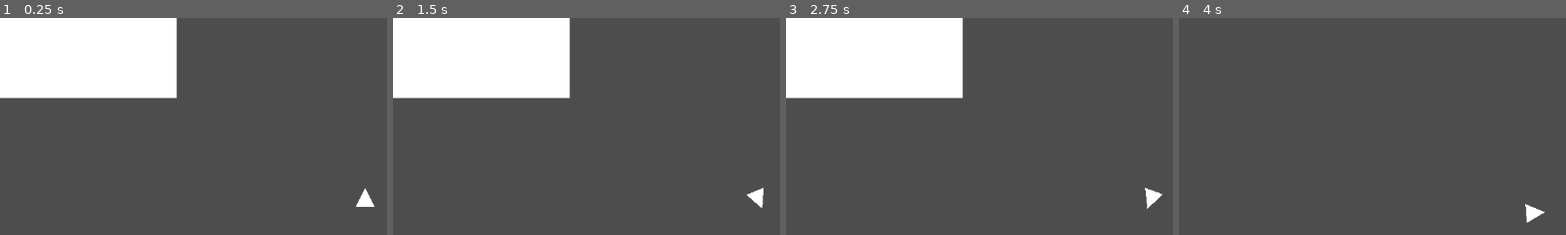
Above: before the commit, frames 1-4 (left to right).
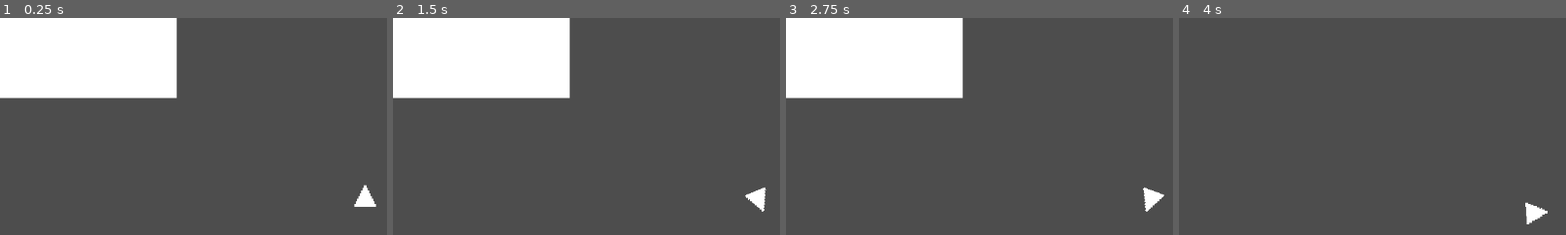
Above: after the commit, the same moments.

Repository: Hexanima/GodotAsteroids
Game: Godot game, scene res://scenes/game.tscn
Two runs of this game, one before a commit and one after it. Both use one fixed random seed, a clock stepped at 60 frames per second and the inputs below. Sound files missing from this copy of the repository are replaced by a short silence.
Inputs:
- Up to frame 1 (0.25 s): no input
- Up to frame 2 (1.5 s): tap Enter at 0.5 s; hold D (right) 0.53-1.28 s; hold A (left) from 1.28 s (still down)
- Up to frame 3 (2.75 s): release A (left) at 2.03 s; hold D (right) from 2.03 s (still down)
- Up to frame 4 (4 s): release D (right) at 2.78 s; hold W (forward) 2.78-3.53 s; hold A (left) from 3.53 s (still down)
The pictures show only the part of the screen within x 3-53%, y 8-58%; the shares and areas given below are measured in that part.

The runs differ from the first frame. In frame 1, 0.1% of the frame differs, in the area x 91-98%, y 76-88%; in frame 2, 0.1%; in frame 3, 0.1%, in the area x 92-98%, y 78-90%; in frame 4, 0.1%.

Commit message:
Added sound files and player ship thrust sound

Diff:
--- /dev/null
+++ b/default_bus_layout.tres
@@ -0,0 +1,9 @@
+[gd_resource type="AudioBusLayout" format=3 uid="uid://wlpkqpequkx6"]
+
+[resource]
+bus/1/name = &"SFX"
+bus/1/solo = false
+bus/1/mute = false
+bus/1/bypass_fx = false
+bus/1/volume_db = 0.0
+bus/1/send = &"Master"
--- a/project.godot
+++ b/project.godot
@@ -42,4 +42,5 @@
 
 [rendering]
 
+textures/canvas_textures/default_texture_filter=0
 renderer/rendering_method="mobile"
--- a/scenes/ship.tscn
+++ b/scenes/ship.tscn
@@ -1,11 +1,44 @@
-[gd_scene load_steps=4 format=3 uid="uid://bssnjx57jqcyl"]
+[gd_scene load_steps=9 format=3 uid="uid://bssnjx57jqcyl"]
 
 [ext_resource type="Script" path="res://scripts/ship.gd" id="1_rkevx"]
+[ext_resource type="Texture2D" uid="uid://c3witpq0t8uwe" path="res://assets/sprites/ship.png" id="2_gioot"]
+[ext_resource type="AudioStream" uid="uid://efaindkt8uxc" path="res://assets/sounds/PROPULSION.mp3" id="3_1h2o0"]
 
 [sub_resource type="CircleShape2D" id="CircleShape2D_52if6"]
 
-[sub_resource type="PrismMesh" id="PrismMesh_v61sd"]
-size = Vector3(1, 1, 0)
+[sub_resource type="AtlasTexture" id="AtlasTexture_6a6ua"]
+atlas = ExtResource("2_gioot")
+region = Rect2(0, 20, 16, 20)
+
+[sub_resource type="AtlasTexture" id="AtlasTexture_igop2"]
+atlas = ExtResource("2_gioot")
+region = Rect2(0, 0, 16, 20)
+
+[sub_resource type="AtlasTexture" id="AtlasTexture_tktw8"]
+atlas = ExtResource("2_gioot")
+region = Rect2(16, 0, 16, 20)
+
+[sub_resource type="SpriteFrames" id="SpriteFrames_voyju"]
+animations = [{
+"frames": [{
+"duration": 1.0,
+"texture": SubResource("AtlasTexture_6a6ua")
+}],
+"loop": true,
+"name": &"idle",
+"speed": 5.0
+}, {
+"frames": [{
+"duration": 1.0,
+"texture": SubResource("AtlasTexture_igop2")
+}, {
+"duration": 1.0,
+"texture": SubResource("AtlasTexture_tktw8")
+}],
+"loop": true,
+"name": &"thrust",
+"speed": 24.0
+}]
 
 [node name="Ship" type="CharacterBody2D"]
 motion_mode = 1
@@ -14,8 +47,15 @@
 [node name="CollisionShape2D" type="CollisionShape2D" parent="."]
 shape = SubResource("CircleShape2D_52if6")
 
-[node name="MeshInstance2D" type="MeshInstance2D" parent="."]
-position = Vector2(0, -1)
+[node name="Sprite" type="AnimatedSprite2D" parent="."]
 rotation = 3.14159
-scale = Vector2(14, 14)
-mesh = SubResource("PrismMesh_v61sd")
+sprite_frames = SubResource("SpriteFrames_voyju")
+animation = &"idle"
+autoplay = "idle"
+flip_v = true
+
+[node name="PropulsionAudio" type="AudioStreamPlayer2D" parent="."]
+stream = ExtResource("3_1h2o0")
+bus = &"SFX"
+
+[connection signal="finished" from="PropulsionAudio" to="." method="_on_propulsion_audio_finished"]
--- a/scripts/ship.gd
+++ b/scripts/ship.gd
@@ -1,4 +1,7 @@
 extends CharacterBody2D
+
+@onready var sprite = $Sprite
+@onready var propulsion_audio = $PropulsionAudio
 
 const SPEED = 300.0
 const ROTATION_SPEED = 5
@@ -6,6 +9,18 @@
 func calc_velocity():
 	var vec = Vector2(0,-1).rotated(rotation)
 	return vec
+
+func handle_anim():
+	if Input.is_action_pressed("forward"):
+		sprite.animation = "thrust"
+	else:
+		sprite.animation = "idle"
+
+func handle_audio():
+	if Input.is_action_just_pressed("forward"):
+		propulsion_audio.play()
+	if Input.is_action_just_released("forward"):
+		propulsion_audio.stop()
 
 func _physics_process(delta):
 	if Input.is_action_pressed("left"):
@@ -16,5 +31,10 @@
 		print("ACCELERATING")
 		velocity += calc_velocity() * SPEED * delta
 	velocity -= velocity * delta * 0.5
+
+	handle_anim()
+
+	handle_audio()
+
 	print(velocity)
 	move_and_slide()
Not shown, added: assets/sounds/ALIEN_SHIELD.mp3.import
Not shown, added: assets/sounds/ASTEROID_EXPLODE.mp3.import
Not shown, added: assets/sounds/CELESTIAL_ARTIFACT.mp3.import
Not shown, added: assets/sounds/LASER_SHOOT.mp3.import
Not shown, added: assets/sounds/PLAYER_DIED.mp3.import
Not shown, added: assets/sounds/PROPULSION.mp3.import
Not shown, added: assets/sounds/ROBOT_HURT.mp3.import
Not shown, added: assets/sounds/ROBOT_TALK.mp3.import
Not shown, added: assets/sounds/SHIP_EXPLODE.mp3.import
Not shown, added: assets/sounds/UPGRADE.mp3.import
Binary file added: assets/sprites/ship.png
Not shown, added: assets/sprites/ship.png.import
(and 11 more such lines)
